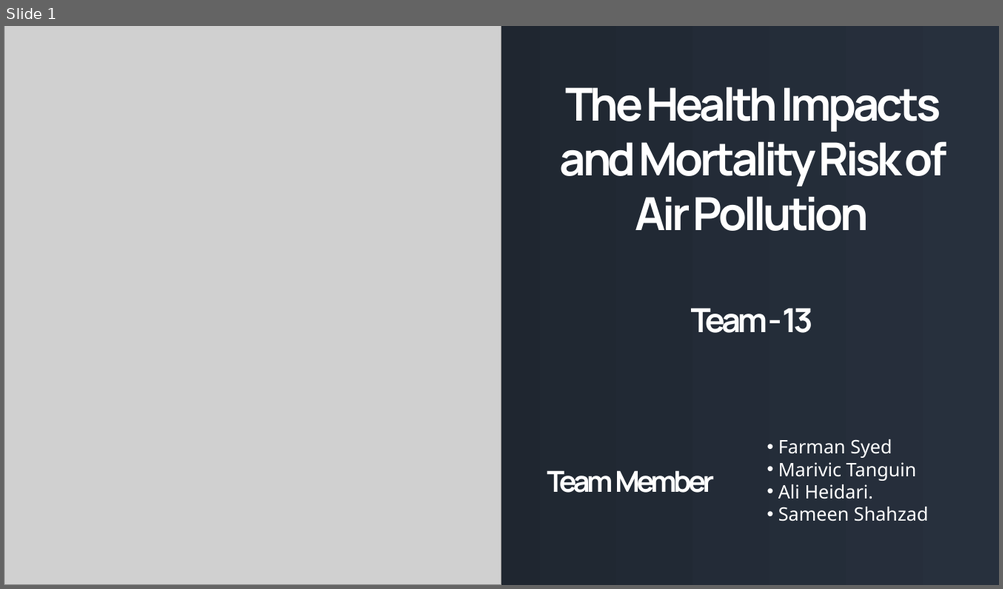
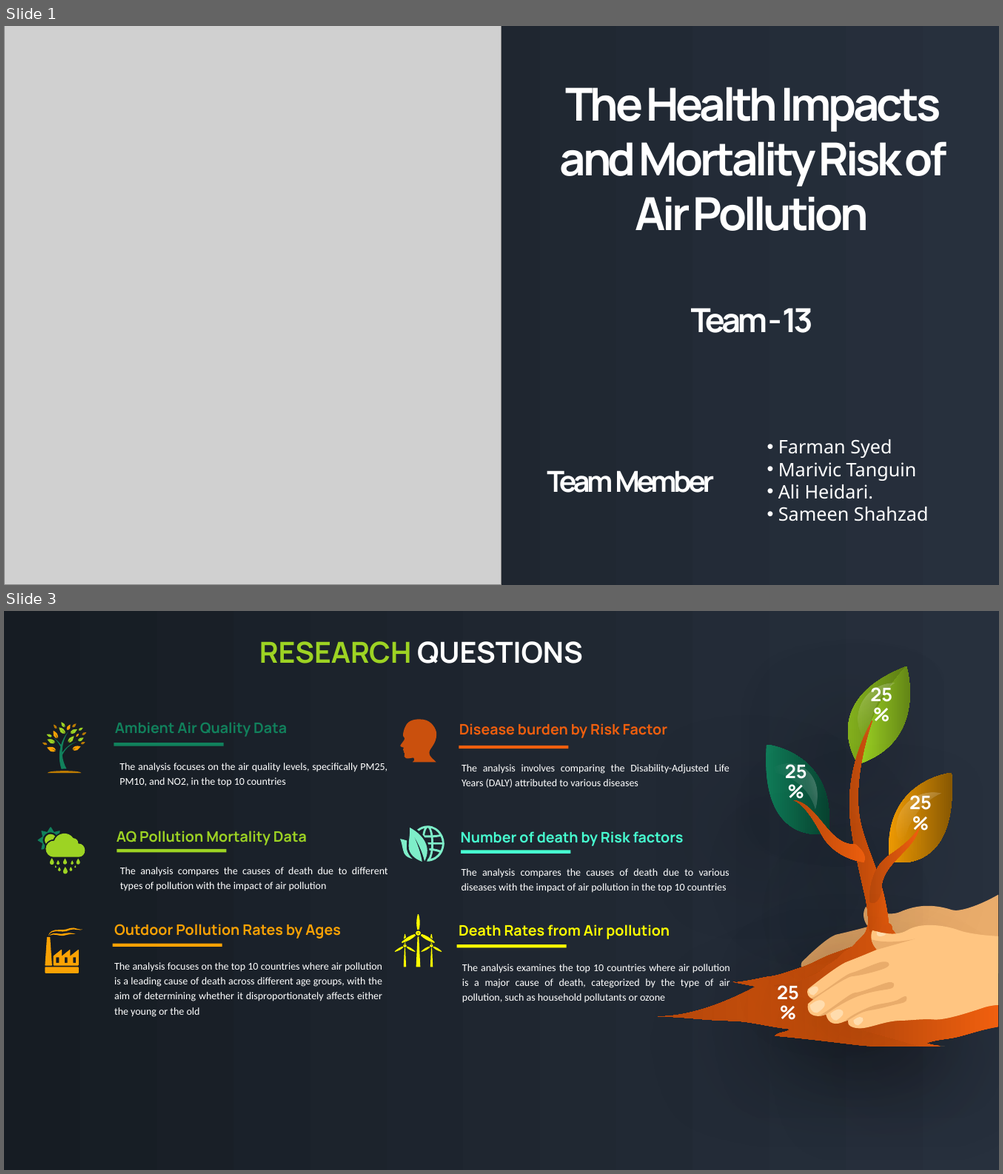
Before and after one commit to sameenshahzad/Project-3_Group-13, a slide deck: Slides & Analysis/Air Pollution.pptx. Shown one above the other, each under a label of ours: slide 1 before the commit, slides 1 and 3 after it; the slides between them are not shown. The pictures are 1003x589 and 1003x1174 pixels, drawn with LibreOffice and Linux fonts; fonts in the diff are those of the drawing; grey boxes stand for pictures. Boxes give left, top, right and bottom in pixels: in the first picture for what was removed or moved away, otherwise in the second. Text is boxed around its words. In the diff, an @@ line names an element or a change of style, - is before the commit and + after.

```diff
--- a/Slides & Analysis/Air Pollution.pptx
+++ b/Slides & Analysis/Air Pollution.pptx
@@ slide 3 added at bbox=[4, 611, 999, 1170], background #FFFFFF; not listed: 1 template element that a slide beside it also shows @@
@@ text added at bbox=[259, 641, 583, 664], 28 pt, text #FFFFFF, bold @@
+RESEARCH QUESTIONS
@@ freeform shape added at bbox=[400, 718, 437, 762], fill #CA500D @@
@@ group added at bbox=[42, 722, 87, 773]: 20 freeform shapes @@
@@ freeform shape added at bbox=[413, 723, 431, 740], fill #CA500D @@
@@ rectangle added at bbox=[458, 745, 568, 749], fill #F05F0E @@
@@ freeform shape added at bbox=[400, 826, 444, 862], fill #7EEEC9 @@
@@ group added at bbox=[112, 723, 388, 1017]: 6 texts, 3 rectangles @@
+The analysis focuses on the air quality levels, specifically PM25, PM10, and NO2, in the top 10 countries
+The analysis focuses on the top 10 countries where air pollution is a leading cause of death across different age groups, with the aim of determining whether it disproportionately affects either the young or the old
+The analysis compares the causes of death due to different types of pollution with the impact of air pollution
+Ambient Air Quality Data
+Outdoor Pollution Rates by Ages
+AQ Pollution Mortality Data
@@ group added at bbox=[457, 723, 730, 1003]: 6 texts, 2 rectangles @@
+The analysis involves comparing the Disability-Adjusted Life Years (DALY) attributed to various diseases
+The analysis examines the top 10 countries where air pollution is a major cause of death, categorized by the type of air pollution, such as household pollutants or ozone
+The analysis compares the causes of death due to various diseases with the impact of air pollution in the top 10 countries
+Disease burden by Risk Factor
+Death Rates from Air pollution
+Number of death by Risk factors
@@ group added at bbox=[37, 827, 88, 874]: 13 freeform shapes @@
@@ freeform shape added at bbox=[45, 928, 82, 974], fill #FAA204 @@
@@ group added at bbox=[394, 914, 442, 968]: 17 freeform shapes @@
@@ group added at bbox=[657, 667, 999, 1048]: 27 freeform shapes, 4 texts @@
+25%
+25%
+25%
+25%
```
Also in this commit, not shown: 4 slides changed, 6 other slides added, 3 slides removed.
